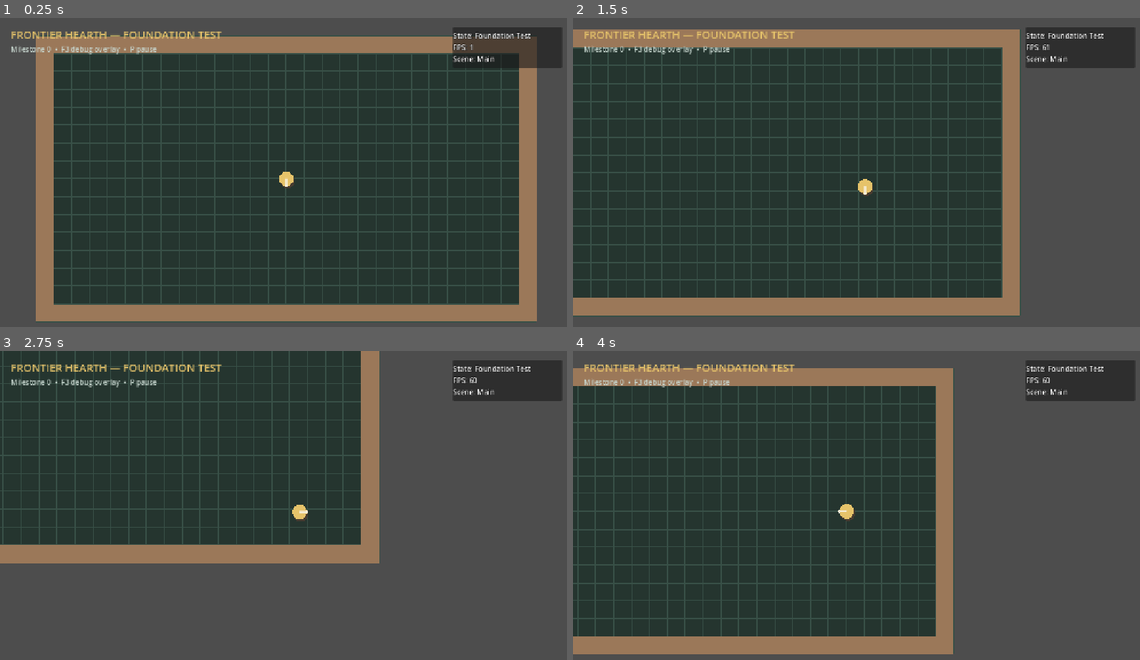
Above: before the commit, frames 1-4 (two rows, left to right).
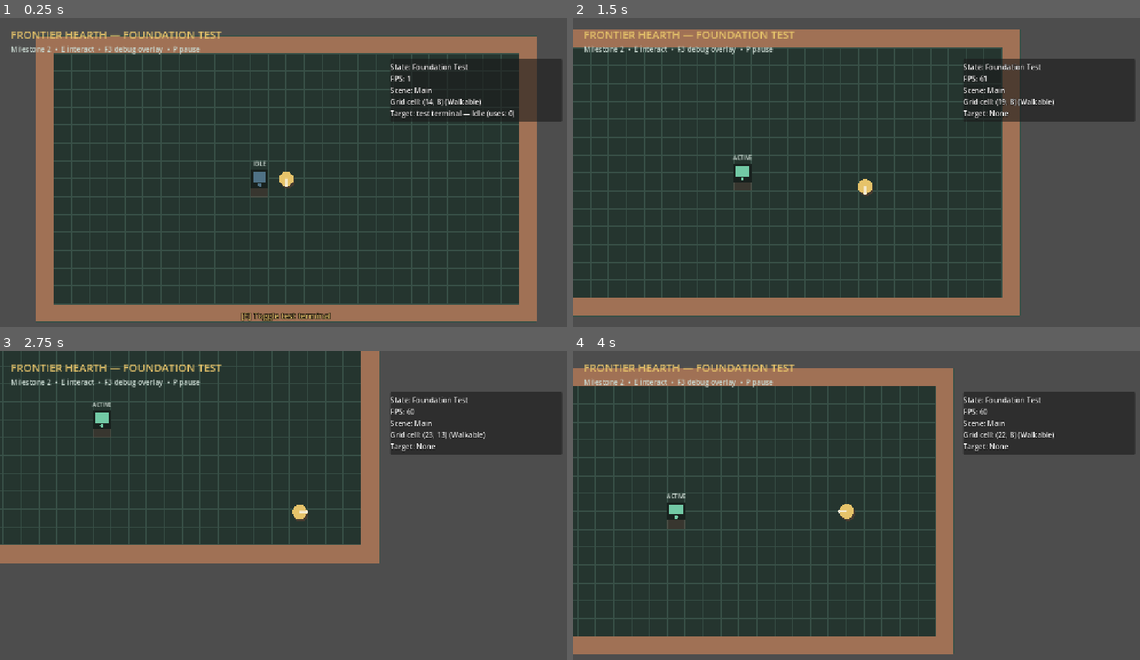
Above: after the commit, the same moments.

Repository: Chaunsy19/Top-Down-Project
Game: Godot game, scene res://scenes/main.tscn
Same seed, same stepped clock (60 frames per second), same inputs: the game is played once before the commit and once after it.
Inputs (mouse positions are in pixels of both pictures, inside the frame that each line leads up to):
- Up to frame 1 (0.25 s): no input
- Up to frame 2 (1.5 s): tap Enter at 0.5 s; move the mouse to (986, 163) at 0.52 s; hold D (move_right) 0.53-1.28 s; hold E (interact) 0.53-1.28 s; move the mouse to (743, 194) at 1.27 s; hold S (move_down) from 1.28 s (still down); click (743, 194) at 1.35 s
- Up to frame 3 (2.75 s): tap E (interact) at 1.55 s; move the mouse to (345, 440) at 2.02 s; release S (move_down) at 2.03 s; hold D (move_right) from 2.03 s (still down); hold E (interact) from 2.03 s (still down); tap B (building) at 2.1 s
- Up to frame 4 (4 s): move the mouse to (828, 576) at 2.77 s; release D (move_right) at 2.78 s; release E (interact) at 2.78 s; hold W (move_up) 2.78-3.53 s; tap Mouse wheel up (camera_zoom_in) at 2.85 s; tap E (interact) at 3.05, 3.8 s; move the mouse to (1032, 561) at 3.52 s; hold A (move_left) from 3.53 s (still down); hold Mouse wheel down (camera_zoom_out) from 3.53 s (still down)

The runs differ from the first frame. In frame 1, 5.0% of the frame differs, in the area x 8-99%, y 3-99%; in frame 2, 7.0%; in frame 3, 7.7%, in the area x 8-99%, y 3-34%; in frame 4, 7.7%.

Commit message:
Milestone 2: add grid world and interactions

Diff:
--- a/scenes/player/player.tscn
+++ b/scenes/player/player.tscn
@@ -2,7 +2,7 @@
 
 [ext_resource type="Script" path="res://scripts/player/player_controller.gd" id="1_controller"]
 [ext_resource type="Script" path="res://scripts/player/placeholder_player_visual.gd" id="2_visual"]
-[ext_resource type="Script" path="res://scripts/player/interaction_range.gd" id="3_range"]
+[ext_resource type="Script" path="res://scripts/interaction/player_interactor.gd" id="3_range"]
 [ext_resource type="Script" path="res://scripts/camera/player_camera.gd" id="4_camera"]
 
 [sub_resource type="CircleShape2D" id="CircleShape2D_player"]
@@ -13,6 +13,7 @@
 
 [node name="Player" type="CharacterBody2D"]
 unique_name_in_owner = true
+groups = ["player"]
 collision_layer = 1
 collision_mask = 1
 script = ExtResource("1_controller")
@@ -26,9 +27,10 @@
 [node name="InteractionRange" type="Area2D" parent="."]
 z_index = -1
 collision_layer = 0
-collision_mask = 1
+collision_mask = 2
 monitorable = false
 script = ExtResource("3_range")
+prompt_label_path = NodePath("../InteractionHUD/InteractionPrompt")
 
 [node name="CollisionShape2D" type="CollisionShape2D" parent="InteractionRange"]
 shape = SubResource("CircleShape2D_interaction")
@@ -37,3 +39,17 @@
 position_smoothing_enabled = true
 position_smoothing_speed = 8.0
 script = ExtResource("4_camera")
+
+[node name="InteractionHUD" type="CanvasLayer" parent="."]
+
+[node name="InteractionPrompt" type="Label" parent="InteractionHUD"]
+offset_left = 490.0
+offset_top = 646.0
+offset_right = 790.0
+offset_bottom = 686.0
+theme_override_colors/font_color = Color(0.902, 0.765, 0.416, 1)
+theme_override_constants/outline_size = 6
+theme_override_font_sizes/font_size = 18
+text = "[E] Interact"
+horizontal_alignment = 1
+vertical_alignment = 1
--- a/scenes/test/foundation_test.tscn
+++ b/scenes/test/foundation_test.tscn
@@ -1,7 +1,8 @@
-[gd_scene load_steps=5 format=3]
+[gd_scene load_steps=6 format=3]
 
-[ext_resource type="Script" path="res://scripts/debug/test_world.gd" id="1_world"]
+[ext_resource type="Script" path="res://scripts/world/grid_world.gd" id="1_world"]
 [ext_resource type="PackedScene" path="res://scenes/player/player.tscn" id="2_player"]
+[ext_resource type="PackedScene" path="res://scenes/world/test_terminal.tscn" id="3_terminal"]
 
 [sub_resource type="RectangleShape2D" id="RectangleShape2D_horizontal"]
 size = Vector2(896, 32)
@@ -11,6 +12,7 @@
 
 [node name="FoundationTest" type="Node2D"]
 position = Vector2(192, 104)
+groups = ["grid_world"]
 script = ExtResource("1_world")
 
 [node name="RoomWalls" type="StaticBody2D" parent="."]
@@ -33,3 +35,6 @@
 
 [node name="Player" parent="." instance=ExtResource("2_player")]
 position = Vector2(448, 256)
+
+[node name="TestTerminal" parent="." instance=ExtResource("3_terminal")]
+position = Vector2(400, 256)
--- /dev/null
+++ b/scenes/world/test_terminal.tscn
@@ -0,0 +1,39 @@
+[gd_scene load_steps=4 format=3]
+
+[ext_resource type="Script" path="res://scripts/world/test_terminal.gd" id="1_terminal"]
+
+[sub_resource type="RectangleShape2D" id="RectangleShape2D_interaction"]
+size = Vector2(36, 36)
+
+[sub_resource type="RectangleShape2D" id="RectangleShape2D_body"]
+size = Vector2(32, 32)
+
+[node name="TestTerminal" type="Area2D"]
+collision_layer = 2
+collision_mask = 0
+script = ExtResource("1_terminal")
+display_name = "test terminal"
+interaction_verb = "Toggle"
+blocks_grid_cell = true
+
+[node name="InteractionShape" type="CollisionShape2D" parent="."]
+shape = SubResource("RectangleShape2D_interaction")
+
+[node name="Body" type="StaticBody2D" parent="."]
+
+[node name="CollisionShape2D" type="CollisionShape2D" parent="Body"]
+shape = SubResource("RectangleShape2D_body")
+
+[node name="InteractionPoint" type="Marker2D" parent="."]
+position = Vector2(28, 0)
+
+[node name="StateLabel" type="Label" parent="."]
+unique_name_in_owner = true
+offset_left = -23.0
+offset_top = -34.0
+offset_right = 23.0
+offset_bottom = -18.0
+theme_override_colors/font_color = Color(0.85, 0.9, 0.87, 1)
+theme_override_font_sizes/font_size = 10
+text = "IDLE"
+horizontal_alignment = 1
--- a/scripts/debug/debug_overlay.gd
+++ b/scripts/debug/debug_overlay.gd
@@ -9,10 +9,28 @@
 
 
 func _process(_delta: float) -> void:
-	readout.text = "State: %s\nFPS: %d\nScene: %s" % [
+	var player := get_tree().get_first_node_in_group("player") as Node2D
+	var grid_world := get_tree().get_first_node_in_group("grid_world")
+	var interactor := get_tree().get_first_node_in_group("player_interactor")
+	var cell_text := "Unknown"
+	var cell_state := "Unknown"
+	var target_text := "None"
+
+	if is_instance_valid(player) and is_instance_valid(grid_world):
+		var player_cell: Vector2i = grid_world.world_to_cell(player.global_position)
+		cell_text = str(player_cell)
+		cell_state = grid_world.get_cell_debug_state(player_cell)
+	if is_instance_valid(interactor) and is_instance_valid(interactor.get_current_target()):
+		var target: Node = interactor.get_current_target()
+		target_text = "%s — %s" % [target.display_name, target.get_debug_state()]
+
+	readout.text = "State: %s\nFPS: %d\nScene: %s\nGrid cell: %s (%s)\nTarget: %s" % [
 		GameState.get_state_name(),
 		Engine.get_frames_per_second(),
 		get_tree().current_scene.name if get_tree().current_scene else "None",
+		cell_text,
+		cell_state,
+		target_text,
 	]
 
 
--- a/scripts/debug/test_world.gd
+++ /dev/null
@@ -1,30 +0,0 @@
-extends Node2D
-
-const GRID_SIZE := 32
-const ROOM_SIZE := Vector2i(28, 16)
-const FLOOR_COLOR := Color("#25352f")
-const GRID_COLOR := Color("#385047")
-const WALL_COLOR := Color("#9b7859")
-
-
-func _ready() -> void:
-	queue_redraw()
-
-
-func _draw() -> void:
-	var room_rect := Rect2(Vector2.ZERO, Vector2(ROOM_SIZE * GRID_SIZE))
-	draw_rect(room_rect, FLOOR_COLOR)
-
-	for x in range(ROOM_SIZE.x + 1):
-		var x_position := float(x * GRID_SIZE)
-		draw_line(Vector2(x_position, 0.0), Vector2(x_position, room_rect.size.y), GRID_COLOR)
-
-	for y in range(ROOM_SIZE.y + 1):
-		var y_position := float(y * GRID_SIZE)
-		draw_line(Vector2(0.0, y_position), Vector2(room_rect.size.x, y_position), GRID_COLOR)
-
-	var wall_thickness := float(GRID_SIZE)
-	draw_rect(Rect2(0.0, 0.0, room_rect.size.x, wall_thickness), WALL_COLOR)
-	draw_rect(Rect2(0.0, room_rect.size.y - wall_thickness, room_rect.size.x, wall_thickness), WALL_COLOR)
-	draw_rect(Rect2(0.0, 0.0, wall_thickness, room_rect.size.y), WALL_COLOR)
-	draw_rect(Rect2(room_rect.size.x - wall_thickness, 0.0, wall_thickness, room_rect.size.y), WALL_COLOR)
--- /dev/null
+++ b/scripts/interaction/interactable.gd
@@ -0,0 +1,69 @@
+class_name Interactable
+extends Area2D
+
+signal interacted(actor: Node2D)
+signal availability_changed(is_available: bool)
+
+@export var display_name := "Interactable"
+@export var interaction_verb := "Use"
+@export var is_available := true
+@export var blocks_grid_cell := false
+
+var _grid_world: Node2D
+var _occupied_cell := Vector2i(-1, -1)
+
+
+func _ready() -> void:
+	add_to_group("interactable")
+	if blocks_grid_cell:
+		call_deferred("_register_grid_occupancy")
+
+
+func _exit_tree() -> void:
+	if is_instance_valid(_grid_world) and _occupied_cell != Vector2i(-1, -1):
+		_grid_world.set_cell_blocked(_occupied_cell, false)
+
+
+func get_interaction_point() -> Vector2:
+	var interaction_point := get_node_or_null("InteractionPoint") as Node2D
+	return interaction_point.global_position if interaction_point else global_position
+
+
+func can_interact(actor: Node2D) -> bool:
+	return is_available and is_instance_valid(actor)
+
+
+func interact(actor: Node2D) -> bool:
+	if not can_interact(actor):
+		return false
+	_perform_interaction(actor)
+	interacted.emit(actor)
+	return true
+
+
+func set_available(value: bool) -> void:
+	if is_available == value:
+		return
+	is_available = value
+	availability_changed.emit(is_available)
+
+
+func get_prompt_text() -> String:
+	return "%s %s" % [interaction_verb, display_name]
+
+
+func get_debug_state() -> String:
+	return "Available" if is_available else "Unavailable"
+
+
+func _perform_interaction(_actor: Node2D) -> void:
+	pass
+
+
+func _register_grid_occupancy() -> void:
+	_grid_world = get_tree().get_first_node_in_group("grid_world") as Node2D
+	if _grid_world == null:
+		push_warning("%s could not find a GridWorld for occupancy registration." % name)
+		return
+	_occupied_cell = _grid_world.world_to_cell(global_position)
+	_grid_world.set_cell_blocked(_occupied_cell, true)
--- /dev/null
+++ b/scripts/interaction/player_interactor.gd
@@ -0,0 +1,82 @@
+class_name PlayerInteractor
+extends Area2D
+
+const InteractableScript = preload("res://scripts/interaction/interactable.gd")
+
+signal target_changed(target: InteractableScript)
+signal interaction_attempted(target: InteractableScript, succeeded: bool)
+
+@export_range(1.0, 256.0, 1.0) var radius := 56.0
+@export var prompt_label_path: NodePath
+
+var _current_target: InteractableScript
+var _prompt_label: Label
+
+
+func _ready() -> void:
+	add_to_group("player_interactor")
+	_prompt_label = get_node_or_null(prompt_label_path) as Label
+	queue_redraw()
+	_update_prompt()
+
+
+func _physics_process(_delta: float) -> void:
+	refresh_target()
+
+
+func _unhandled_input(event: InputEvent) -> void:
+	if event.is_action_pressed("interact"):
+		try_interact()
+		get_viewport().set_input_as_handled()
+
+
+func refresh_target() -> void:
+	var nearest_target: InteractableScript
+	var nearest_distance := INF
+	for area in get_overlapping_areas():
+		if area is not InteractableScript:
+			continue
+		var candidate := area as InteractableScript
+		var distance := global_position.distance_squared_to(candidate.get_interaction_point())
+		if distance < nearest_distance:
+			nearest_target = candidate
+			nearest_distance = distance
+
+	set_current_target(nearest_target)
+
+
+func try_interact() -> bool:
+	refresh_target()
+	var succeeded := false
+	if is_instance_valid(_current_target):
+		var in_range := global_position.distance_to(_current_target.get_interaction_point()) <= radius
+		if in_range:
+			succeeded = _current_target.interact(get_parent() as Node2D)
+	interaction_attempted.emit(_current_target, succeeded)
+	_update_prompt()
+	return succeeded
+
+
+func get_current_target() -> InteractableScript:
+	return _current_target
+
+
+func set_current_target(target: InteractableScript) -> void:
+	if target == _current_target:
+		return
+	_current_target = target
+	target_changed.emit(_current_target)
+	_update_prompt()
+
+
+func _update_prompt() -> void:
+	if not is_instance_valid(_prompt_label):
+		return
+	_prompt_label.visible = is_instance_valid(_current_target)
+	if is_instance_valid(_current_target):
+		_prompt_label.text = "[E] %s" % _current_target.get_prompt_text()
+
+
+func _draw() -> void:
+	draw_circle(Vector2.ZERO, radius, Color(0.902, 0.765, 0.416, 0.035))
+	draw_arc(Vector2.ZERO, radius, 0.0, TAU, 64, Color(0.902, 0.765, 0.416, 0.42), 1.5, true)
--- a/scripts/player/interaction_range.gd
+++ /dev/null
@@ -1,12 +0,0 @@
-extends Area2D
-
-@export_range(1.0, 256.0, 1.0) var radius := 56.0
-
-
-func _ready() -> void:
-	queue_redraw()
-
-
-func _draw() -> void:
-	draw_circle(Vector2.ZERO, radius, Color(0.902, 0.765, 0.416, 0.035))
-	draw_arc(Vector2.ZERO, radius, 0.0, TAU, 64, Color(0.902, 0.765, 0.416, 0.42), 1.5, true)
--- a/scripts/player/player_controller.gd
+++ b/scripts/player/player_controller.gd
@@ -4,6 +4,10 @@
 @export_range(1.0, 1000.0, 1.0) var movement_speed := 220.0
 @export_range(1.0, 5000.0, 1.0) var acceleration := 1600.0
 @export_range(1.0, 5000.0, 1.0) var deceleration := 2000.0
+
+
+func _ready() -> void:
+	add_to_group("player")
 
 
 func _physics_process(delta: float) -> void:
--- /dev/null
+++ b/scripts/world/grid_world.gd
@@ -0,0 +1,89 @@
+class_name GridWorld
+extends Node2D
+
+@export_range(8, 128, 1) var grid_size := 32
+@export var grid_dimensions := Vector2i(28, 16)
+@export var show_blocked_cells := true
+
+const FLOOR_COLOR := Color("#25352f")
+const GRID_COLOR := Color("#385047")
+const WALL_COLOR := Color("#9b7859")
+const BLOCKED_COLOR := Color(0.78, 0.25, 0.20, 0.12)
+
+var _blocked_cell_counts: Dictionary[Vector2i, int] = {}
+
+
+func _ready() -> void:
+	add_to_group("grid_world")
+	_register_boundary_cells()
+	queue_redraw()
+
+
+func world_to_cell(world_position: Vector2) -> Vector2i:
+	var local_position := to_local(world_position)
+	return Vector2i(floori(local_position.x / grid_size), floori(local_position.y / grid_size))
+
+
+func cell_to_world(cell: Vector2i) -> Vector2:
+	return Vector2(cell * grid_size) + Vector2.ONE * (grid_size * 0.5)
+
+
+func is_cell_in_bounds(cell: Vector2i) -> bool:
+	return cell.x >= 0 and cell.y >= 0 and cell.x < grid_dimensions.x and cell.y < grid_dimensions.y
+
+
+func is_cell_walkable(cell: Vector2i) -> bool:
+	return is_cell_in_bounds(cell) and _blocked_cell_counts.get(cell, 0) == 0
+
+
+func set_cell_blocked(cell: Vector2i, is_blocked: bool) -> void:
+	if not is_cell_in_bounds(cell):
+		return
+
+	var current_count: int = _blocked_cell_counts.get(cell, 0)
+	if is_blocked:
+		_blocked_cell_counts[cell] = current_count + 1
+	elif current_count <= 1:
+		_blocked_cell_counts.erase(cell)
+	else:
+		_blocked_cell_counts[cell] = current_count - 1
+	queue_redraw()
+
+
+func get_cell_debug_state(cell: Vector2i) -> String:
+	if not is_cell_in_bounds(cell):
+		return "Out of bounds"
+	return "Walkable" if is_cell_walkable(cell) else "Blocked"
+
+
+func _register_boundary_cells() -> void:
+	for x in grid_dimensions.x:
+		set_cell_blocked(Vector2i(x, 0), true)
+		set_cell_blocked(Vector2i(x, grid_dimensions.y - 1), true)
+	for y in range(1, grid_dimensions.y - 1):
+		set_cell_blocked(Vector2i(0, y), true)
+		set_cell_blocked(Vector2i(grid_dimensions.x - 1, y), true)
+
+
+func _draw() -> void:
+	var room_size := Vector2(grid_dimensions * grid_size)
+	var room_rect := Rect2(Vector2.ZERO, room_size)
+	draw_rect(room_rect, FLOOR_COLOR)
+
+	for x in range(grid_dimensions.x + 1):
+		var x_position := float(x * grid_size)
+		draw_line(Vector2(x_position, 0.0), Vector2(x_position, room_size.y), GRID_COLOR)
+
+	for y in range(grid_dimensions.y + 1):
+		var y_position := float(y * grid_size)
+		draw_line(Vector2(0.0, y_position), Vector2(room_size.x, y_position), GRID_COLOR)
+
+	var wall_thickness := float(grid_size)
+	draw_rect(Rect2(0.0, 0.0, room_size.x, wall_thickness), WALL_COLOR)
+	draw_rect(Rect2(0.0, room_size.y - wall_thickness, room_size.x, wall_thickness), WALL_COLOR)
+	draw_rect(Rect2(0.0, 0.0, wall_thickness, room_size.y), WALL_COLOR)
+	draw_rect(Rect2(room_size.x - wall_thickness, 0.0, wall_thickness, room_size.y), WALL_COLOR)
+
+	if show_blocked_cells:
+		for cell in _blocked_cell_counts:
+			draw_rect(Rect2(Vector2(cell * grid_size), Vector2.ONE * grid_size), BLOCKED_COLOR)
--- /dev/null
+++ b/scripts/world/test_terminal.gd
@@ -0,0 +1,36 @@
+extends "res://scripts/interaction/interactable.gd"
+
+const INACTIVE_COLOR := Color("#4f7185")
+const ACTIVE_COLOR := Color("#72c9a5")
+
+var is_active := false
+var activation_count := 0
+
+@onready var state_label: Label = %StateLabel
+
+
+func _ready() -> void:
+	super()
+	_update_presentation()
+
+
+func _perform_interaction(_actor: Node2D) -> void:
+	is_active = not is_active
+	activation_count += 1
+	_update_presentation()
+
+
+func get_debug_state() -> String:
+	return "%s (uses: %d)" % ["Active" if is_active else "Idle", activation_count]
+
+
+func _update_presentation() -> void:
+	state_label.text = "ACTIVE" if is_active else "IDLE"
+	queue_redraw()
+
+
+func _draw() -> void:
+	var color := ACTIVE_COLOR if is_active else INACTIVE_COLOR
+	draw_rect(Rect2(-16.0, -16.0, 32.0, 32.0), Color("#18211e"))
+	draw_rect(Rect2(-12.0, -12.0, 24.0, 18.0), color)
+	draw_circle(Vector2(0.0, 11.0), 3.0, color)
--- /dev/null
+++ b/tests/milestone_2_test.gd
@@ -0,0 +1,98 @@
+extends SceneTree
+
+const GridWorldScript = preload("res://scripts/world/grid_world.gd")
+const InteractableScript = preload("res://scripts/interaction/interactable.gd")
+const PlayerInteractorScript = preload("res://scripts/interaction/player_interactor.gd")
+
+var _failures: Array[String] = []
+
+
+func _initialize() -> void:
+	call_deferred("run_tests")
+
+
+func run_tests() -> void:
+	var packed_main := load("res://scenes/main.tscn") as PackedScene
+	if packed_main == null:
+		finish_with_failure("Main scene could not be loaded.")
+		return
+
+	var main := packed_main.instantiate()
+	root.add_child(main)
+	await physics_frame
+	await physics_frame
+
+	var world := main.get_node_or_null("FoundationTest") as GridWorldScript
+	if world == null:
+		finish_with_failure("GridWorld was not found in the main scene.")
+		return
+	var player := world.get_node_or_null("Player") as CharacterBody2D
+	var terminal := world.get_node_or_null("TestTerminal") as InteractableScript
+	var interactor := world.get_node_or_null("Player/InteractionRange") as PlayerInteractorScript
+	if player == null or terminal == null or interactor == null:
+		finish_with_failure("Required Milestone 2 nodes were not found.")
+		return
+	if get_first_node_in_group("grid_world") != world:
+		_failures.append("GridWorld was not discoverable through its runtime group.")
+	if get_first_node_in_group("player") != player:
+		_failures.append("Player was not discoverable through its runtime group.")
+
+	test_coordinate_conversion(world)
+	test_walkability(world)
+	test_interaction(player, terminal, interactor)
+
+	main.queue_free()
+	await process_frame
+	finish()
+
+
+func test_coordinate_conversion(world: GridWorldScript) -> void:
+	var expected_cell := Vector2i(7, 6)
+	var world_position := world.to_global(world.cell_to_world(expected_cell))
+	if world.world_to_cell(world_position) != expected_cell:
+		_failures.append("Grid world/cell coordinate conversion did not round-trip.")
+
+
+func test_walkability(world: GridWorldScript) -> void:
+	if world.is_cell_walkable(Vector2i(0, 0)):
+		_failures.append("Boundary cell should be blocked.")
+	if not world.is_cell_walkable(Vector2i(5, 5)):
+		_failures.append("Open interior cell should be walkable.")
+	if world.is_cell_walkable(Vector2i(12, 8)):
+		_failures.append("The test terminal's occupied cell should be blocked.")
+	if world.is_cell_walkable(Vector2i(-1, 4)):
+		_failures.append("Out-of-bounds cells should not be walkable.")
+
+
+func test_interaction(
+	player: CharacterBody2D,
+	terminal: InteractableScript,
+	interactor: PlayerInteractorScript
+) -> void:
+	interactor.refresh_target()
+	if interactor.get_current_target() != terminal:
+		_failures.append("Nearby test terminal was not selected as the interaction target.")
+		return
+	if not terminal.can_interact(player):
+		_failures.append("Available test terminal rejected a valid actor.")
+		return
+	if not interactor.try_interact():
+		_failures.append("Player interaction attempt did not succeed.")
+		return
+	if terminal.get_debug_state() != "Active (uses: 1)":
+		_failures.append("Test terminal did not update its interaction state.")
+
+
+func finish_with_failure(message: String) -> void:
+	_failures.append(message)
+	finish()
+
+
+func finish() -> void:
+	if _failures.is_empty():
+		print("MILESTONE 2 TEST PASSED: grid, walkability, targeting, and interaction are valid.")
+		quit(0)
+	else:
+		for failure in _failures:
+			push_error(failure)
+		quit(1)
--- a/tests/smoke_test.gd
+++ b/tests/smoke_test.gd
@@ -16,6 +16,16 @@
 	"camera_reset",
 	"debug_toggle",
 ]
+const REQUIRED_SCRIPTS := [
+	"res://scripts/core/game_state.gd",
+	"res://scripts/main.gd",
+	"res://scripts/player/player_controller.gd",
+	"res://scripts/interaction/interactable.gd",
+	"res://scripts/interaction/player_interactor.gd",
+	"res://scripts/world/grid_world.gd",
+	"res://scripts/world/test_terminal.gd",
+	"res://scripts/debug/debug_overlay.gd",
+]
 
 
 func _initialize() -> void:
@@ -24,6 +34,11 @@
 	for action in REQUIRED_ACTIONS:
 		if not InputMap.has_action(action):
 			failures.append("Missing input action: %s" % action)
+
+	for script_path in REQUIRED_SCRIPTS:
+		var script := load(script_path) as GDScript
+		if script == null or not script.can_instantiate():
+			failures.append("Script could not be parsed: %s" % script_path)
 
 	var main_scene := load("res://scenes/main.tscn") as PackedScene
 	if main_scene == null:
@@ -36,7 +51,7 @@
 			instance.free()
 
 	if failures.is_empty():
-		print("SMOKE TEST PASSED: foundation scene and input actions are valid.")
+		print("SMOKE TEST PASSED: required scripts, main scene, and input actions are valid.")
 		quit(0)
 	else:
 		for failure in failures:
--- a/ui/debug/debug_overlay.tscn
+++ b/ui/debug/debug_overlay.tscn
@@ -20,17 +20,17 @@
 offset_right = 700.0
 offset_bottom = 88.0
 theme_override_colors/font_color = Color(0.78, 0.84, 0.81, 1)
-text = "Milestone 0  •  F3 debug overlay  •  P pause"
+text = "Milestone 2  •  E interact  •  F3 debug overlay  •  P pause"
 
 [node name="Panel" type="PanelContainer" parent="."]
 unique_name_in_owner = true
-offset_left = 1012.0
-offset_top = 20.0
+offset_left = 872.0
+offset_top = 92.0
 offset_right = 1256.0
-offset_bottom = 112.0
+offset_bottom = 232.0
 
 [node name="Readout" type="Label" parent="Panel"]
 unique_name_in_owner = true
 layout_mode = 2
 theme_override_constants/outline_size = 4
-text = "State: Booting\nFPS: 0\nScene: None"
+text = "State: Booting\nFPS: 0\nScene: None\nGrid cell: Unknown\nTarget: None"
Not shown, removed: scripts/debug/test_world.gd.uid
Not shown, added: scripts/interaction/interactable.gd.uid
Not shown, added: scripts/interaction/player_interactor.gd.uid
Not shown, removed: scripts/player/interaction_range.gd.uid
Not shown, added: scripts/world/grid_world.gd.uid
Not shown, added: scripts/world/test_terminal.gd.uid
Not shown, added: tests/milestone_2_test.gd.uid
Not shown, changed: CHANGELOG.md
